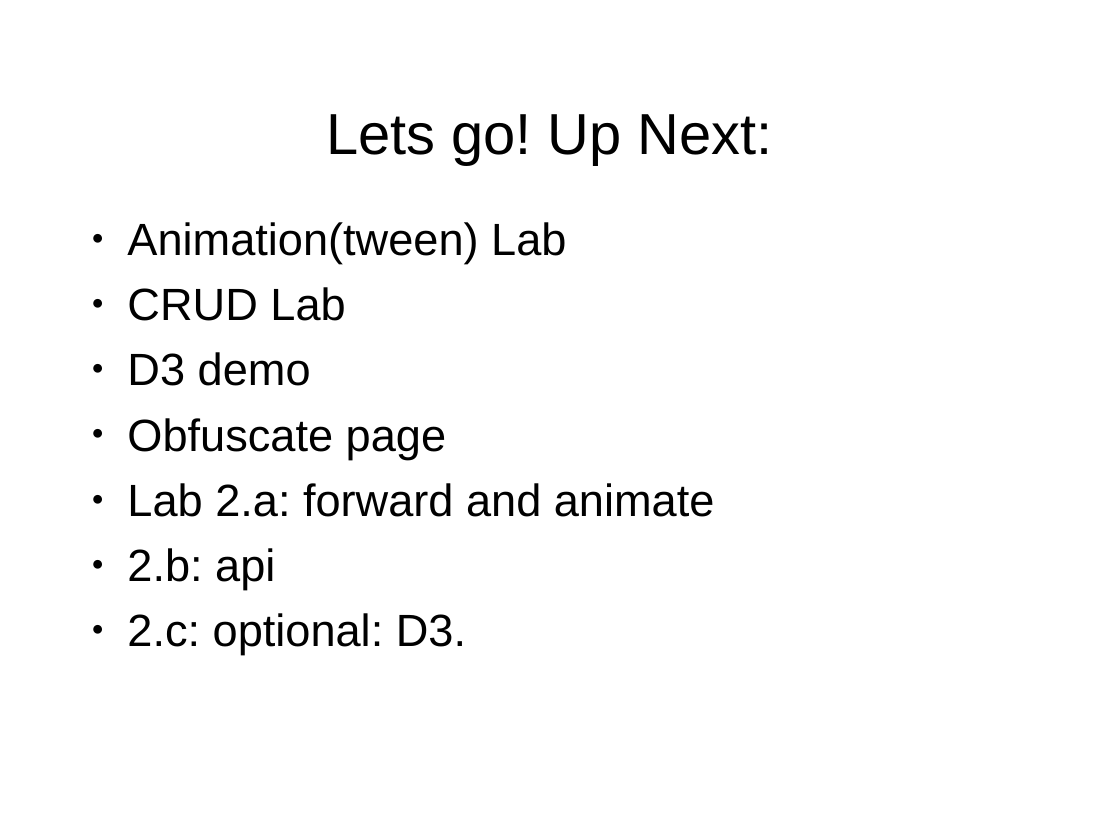
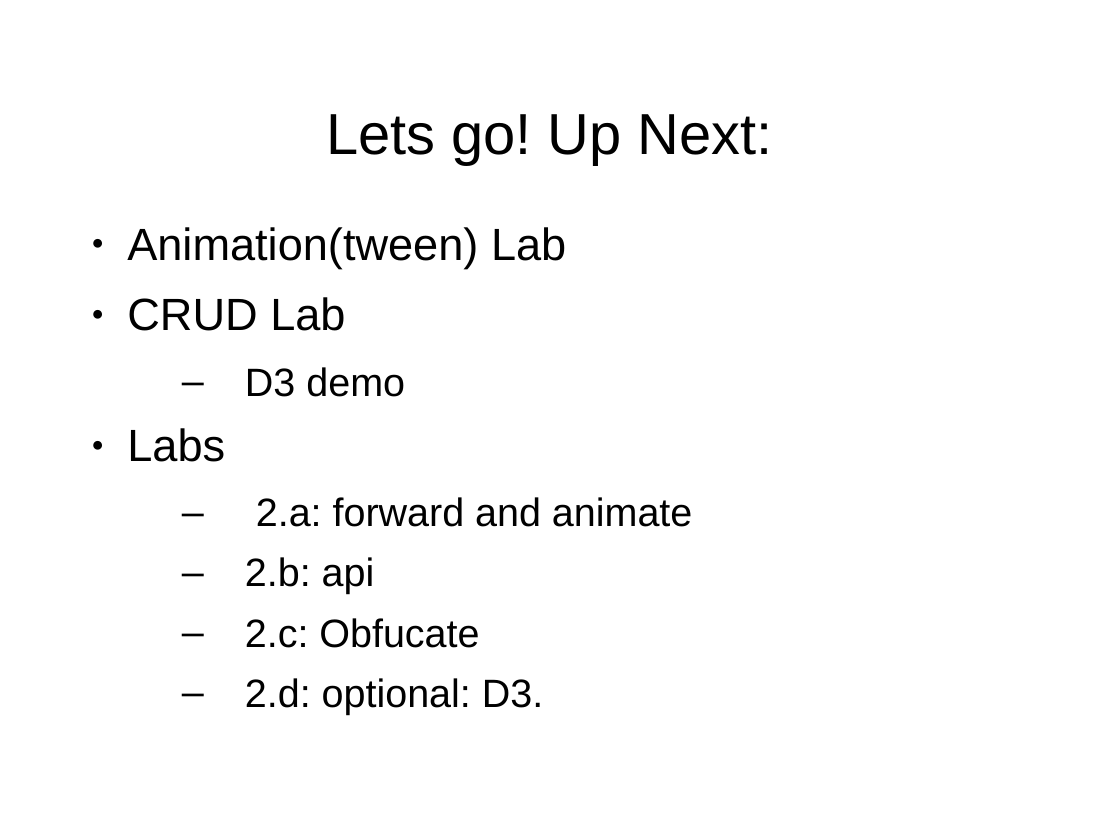
Before and after one commit to puppetMaster3/bikeSheding, a slide deck: slide 9 of training/2of2.ppt (slide 8 before the commit). Drawn at 1120x840 pixels with LibreOffice and Linux fonts; fonts in the diff are those of the drawing; background and template pictures are left out. Boxes give left, top, right and bottom in pixels: in the first picture for what was removed or moved away, otherwise in the second. Text is boxed around its words. In the diff, an @@ line names an element or a change of style, - is before the commit and + after.

```diff
--- a/training/2of2.ppt
+++ b/training/2of2.ppt
@@ text at (x1=127, y1=227, x2=566, y2=594): size 32 to 28 pt in "D3 demo", "2.b: api"; line spacing 0.83 to 0.93; bullet ● to –; list level 1 to 2 in "D3 demo"; list level 1 to 2 in "2.b: api" @@
@@ text at (x1=127, y1=428, x2=692, y2=527): text changed; size 32 to 28 pt @@
-● Obfuscate page
-● Lab 2.a: forward and animate
+● Labs
+  – 2.a: forward and animate
@@ text at (x1=245, y1=618, x2=543, y2=714): text changed; size 32 to 28 pt @@
-● 2.c: optional: D3.
+  – 2.c: Obfucate
+  – 2.d: optional: D3.
```
Also in this commit, not shown: 6 other slides changed, 2 slides added, 1 slide removed, 7 other files.
